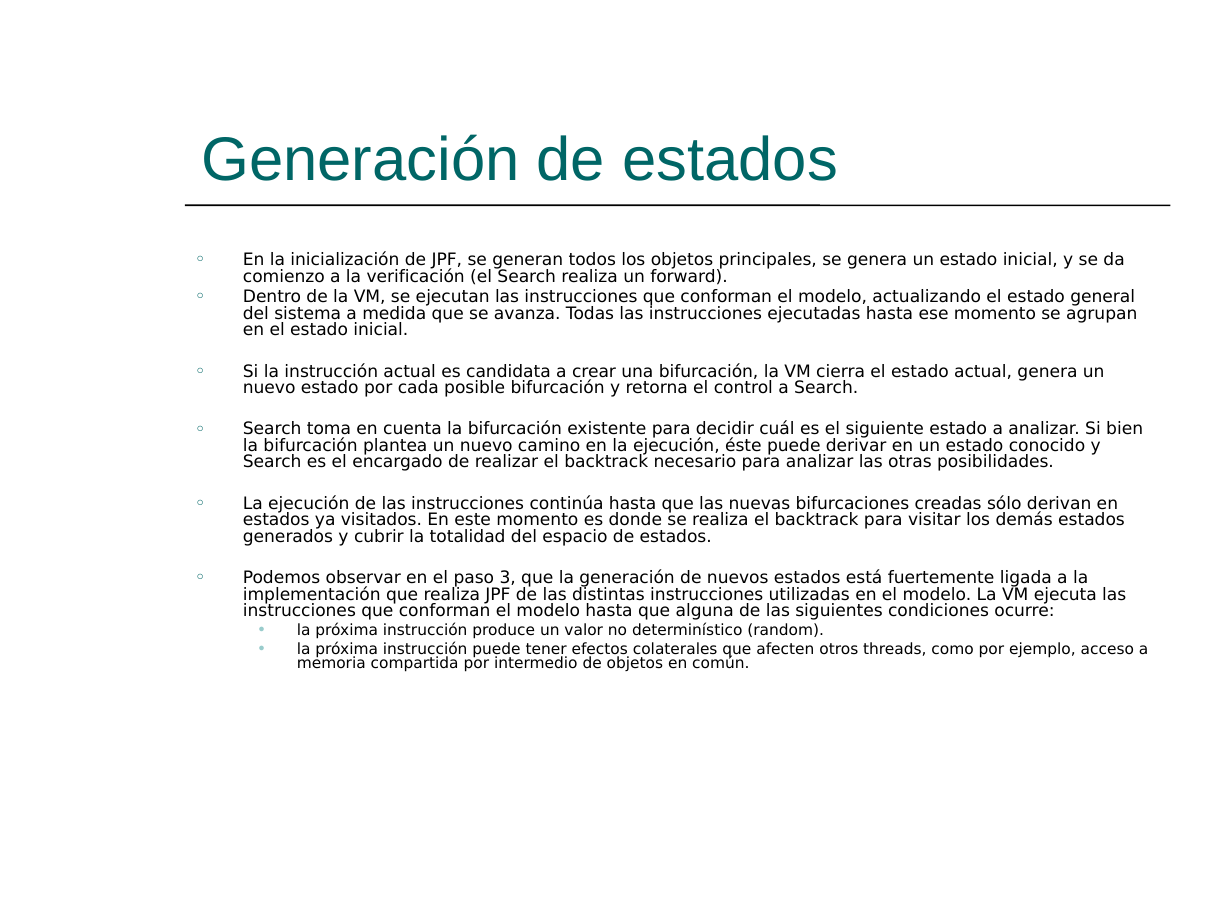
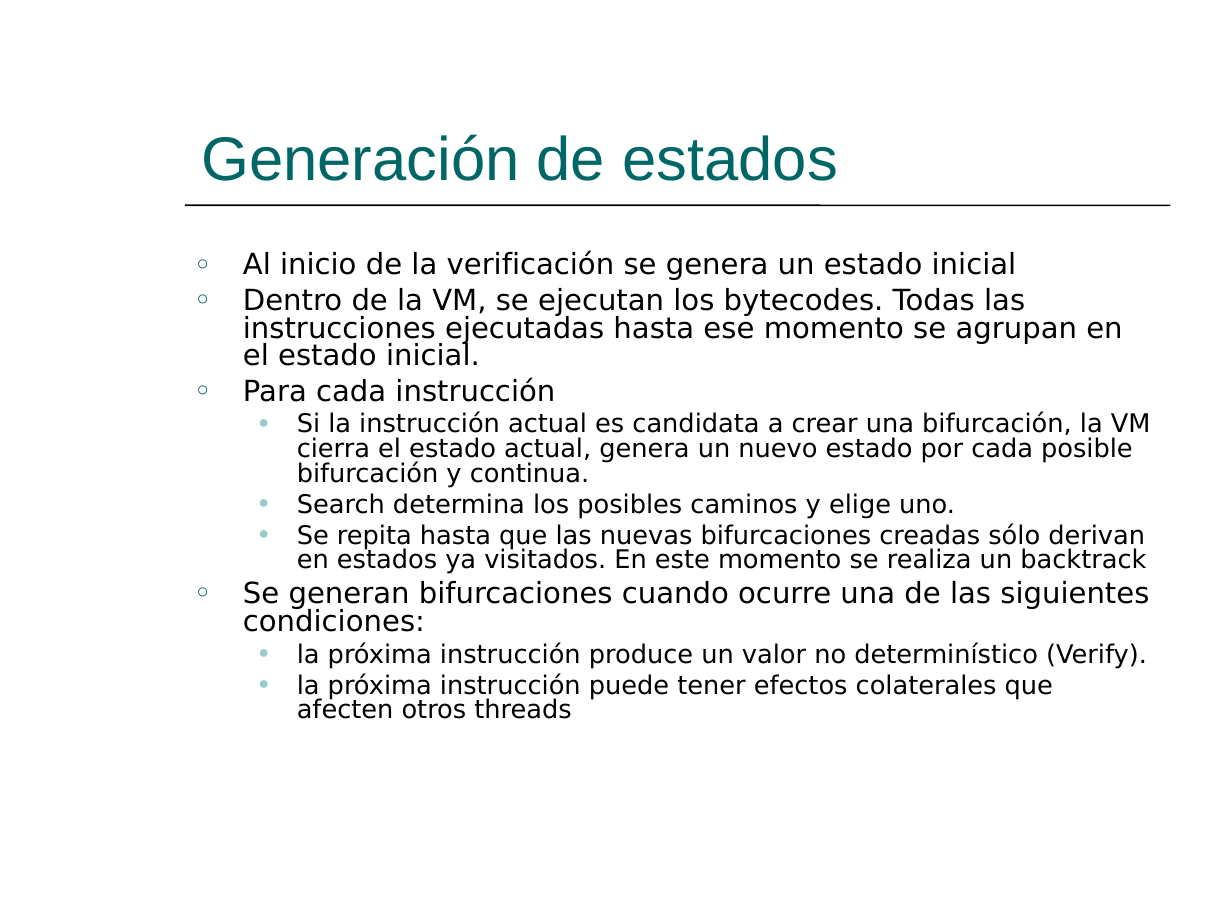
Before and after one commit to hugomelendez/tesis-jpf-2006, a slide deck: slide 19 of tesis-doc/Presentación.ppt. Drawn at 1232x924 pixels with LibreOffice and Linux fonts; fonts in the diff are those of the drawing. Boxes give left, top, right and bottom in pixels: in the first picture for what was removed or moved away, otherwise in the second. Text is boxed around its words. In the diff, an @@ line names an element or a change of style, - is before the commit and + after.

```diff
--- a/tesis-doc/Presentación.ppt
+++ b/tesis-doc/Presentación.ppt
@@ text at (x1=243, y1=251, x2=1151, y2=719): text changed; size 10 to 15 pt @@
-○ En la inicialización de JPF, se generan todos los objetos principales, se genera un estado inicial, y se da comienzo a la verificación (el Search realiza un forward).
-○ Dentro de la VM, se ejecutan las instrucciones que conforman el modelo, actualizando el estado general del sistema a medida que se avanza. Todas las instrucciones ejecutadas hasta ese momento se agrupan en el estado inicial.
-○ Si la instrucción actual es candidata a crear una bifurcación, la VM cierra el estado actual, genera un nuevo estado por cada posible bifurcación y retorna el control a Search.
-○ Search toma en cuenta la bifurcación existente para decidir cuál es el siguiente estado a analizar. Si bien la bifurcación plantea un nuevo camino en la ejecución, éste puede derivar en un estado conocido y Search es el encargado de realizar el backtrack necesario para analizar las otras posibilidades.
-○ La ejecución de las instrucciones continúa hasta que las nuevas bifurcaciones creadas sólo derivan en estados ya visitados. En este momento es donde se realiza el backtrack para visitar los demás estados generados y cubrir la totalidad del espacio de estados.
-○ Podemos observar en el paso 3, que la generación de nuevos estados está fuertemente ligada a la implementación que realiza JPF de las distintas instrucciones utilizadas en el modelo. La VM ejecuta las instrucciones que conforman el modelo hasta que alguna de las siguientes condiciones ocurre:
-  ● la próxima instrucción produce un valor no determinístico (random).
-  ● la próxima instrucción puede tener efectos colaterales que afecten otros threads, como por ejemplo, acceso a memoria compartida por intermedio de objetos en común.
+○ Al inicio de la verificación se genera un estado inicial
+○ Dentro de la VM, se ejecutan los bytecodes. Todas las instrucciones ejecutadas hasta ese momento se agrupan en el estado inicial.
+○ Para cada instrucción
+  ● Si la instrucción actual es candidata a crear una bifurcación, la VM cierra el estado actual, genera un nuevo estado por cada posible bifurcación y continua.
+  ● Search determina los posibles caminos y elige uno.
+  ● Se repita hasta que las nuevas bifurcaciones creadas sólo derivan en estados ya visitados. En este momento se realiza un backtrack
+○ Se generan bifurcaciones cuando ocurre una de las siguientes condiciones:
+  ● la próxima instrucción produce un valor no determinístico (Verify).
+  ● la próxima instrucción puede tener efectos colaterales que afecten otros threads
```
Also in this commit, not shown: 29 other slides changed, 2 slides added.
